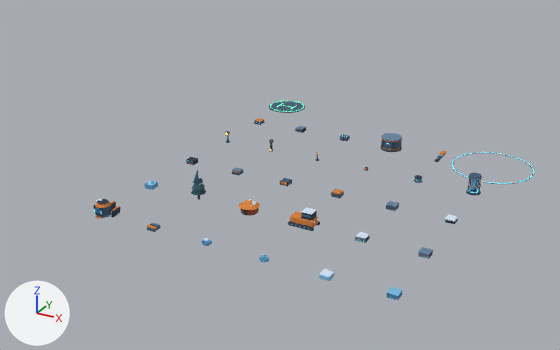
The Blender file art/blender/frostspire_black_site.blend: old version first, new version second.
One viewpoint serves both versions: a 50 mm lens placed at (95.3, -102.2, 67.9), pointed at (19.9, 34.8, -0.6). Lighting does not change. The marker at lower left points along +X, +Y and +Z. The older version comes first.

In view in the first picture: 'frost_safe', 'frost_snowcat' and 26 more.
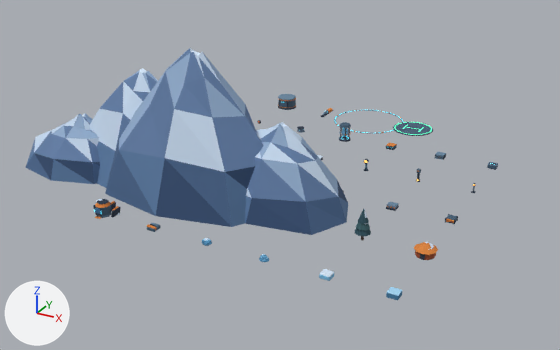
Not drawn themselves, but carrying or shaping drawn objects: ob_frost_pine___editable_prop, ob_frost_tent___editable_prop, ob_frost_wall___editable_prop, ob_frost_deck___editable_prop, ob_frost_tank___editable_prop, ob_frost_generator___editable_prop, ob_frost_shelf___editable_prop, ob_frost_console___editable_prop, ob_frost_safe___editable_prop, ob_frost_drill___editable_prop, ob_frost_charge_ring___editable_prop, ob_frost_pad___editable_prop.

What differs and where, as boxes [x1, y1, x2, y2] in the pictures (560 x 350 px):
'frost_ridge', added (blue)
    after: [25, 48, 348, 235]
'frost_pad', moved
    before: [269, 101, 305, 113]
    after: [393, 122, 433, 136]
'frost_safe', moved
    before: [380, 133, 402, 152]
    after: [278, 94, 296, 110]
'frost_tent', moved
    before: [239, 199, 260, 216]
    after: [414, 242, 438, 260]
'frost_pine', moved
    before: [191, 170, 206, 200]
    after: [355, 209, 371, 241]
'frost_tank', moved
    before: [466, 173, 482, 196]
    after: [339, 122, 351, 142]
'frost_charge_ring', moved
    before: [451, 152, 534, 184]
    after: [334, 110, 404, 133]
'frost_shelf', moved
    before: [295, 126, 306, 133]
    after: [435, 152, 446, 160]
'frost_console', moved
    before: [340, 134, 350, 141]
    after: [487, 162, 498, 170]
'frost_wall', moved (not visible afterwards)
    before: [355, 232, 370, 243]
'frost_generator', moved
    before: [254, 118, 264, 125]
    after: [386, 143, 397, 150]
'frost_deck', moved (not visible afterwards)
    before: [386, 201, 399, 211]
'frost_drill', moved
    before: [434, 150, 446, 162]
    after: [321, 108, 333, 117]
'frost_tank_core', moved
    before: [471, 180, 478, 190]
    after: [342, 128, 348, 137]
'frost_drill_bit', moved
    before: [436, 154, 442, 160]
    after: [322, 111, 328, 115]

The change, as a diff of the scene's bpy script:
```diff
--- a/art/blender/frostspire_black_site.blend.py
+++ b/art/blender/frostspire_black_site.blend.py
@@ ob_frost_pine___editable_prop @@
 ob_frost_pine___editable_prop = bpy.data.objects.new('frost_pine | Editable prop', None)
-ob_frost_pine___editable_prop.location = (12.0, 15.0, 0.0)
+ob_frost_pine___editable_prop.location = (48.0, 15.0, 0.0)
@@ ob_frost_tent___editable_prop @@
 ob_frost_tent___editable_prop = bpy.data.objects.new('frost_tent | Editable prop', None)
-ob_frost_tent___editable_prop.location = (24.0, 15.0, 0.0)
+ob_frost_tent___editable_prop.location = (60.0, 15.0, 0.0)
@@ ob_frost_wall___editable_prop @@
 ob_frost_wall___editable_prop = bpy.data.objects.new('frost_wall | Editable prop', None)
-ob_frost_wall___editable_prop.location = (48.0, 15.0, 0.0)
+ob_frost_wall___editable_prop.location = (12.0, 30.0, 0.0)
@@ ob_frost_deck___editable_prop @@
 ob_frost_deck___editable_prop = bpy.data.objects.new('frost_deck | Editable prop', None)
-ob_frost_deck___editable_prop.location = (48.0, 30.0, 0.0)
+ob_frost_deck___editable_prop.location = (12.0, 45.0, 0.0)
@@ ob_frost_tank___editable_prop @@
 ob_frost_tank___editable_prop = bpy.data.objects.new('frost_tank | Editable prop', None)
-ob_frost_tank___editable_prop.location = (60.0, 45.0, 0.0)
+ob_frost_tank___editable_prop.location = (24.0, 60.0, 0.0)
@@ ob_frost_generator___editable_prop @@
 ob_frost_generator___editable_prop = bpy.data.objects.new('frost_generator | Editable prop', None)
-ob_frost_generator___editable_prop.location = (0.0, 60.0, 0.0)
+ob_frost_generator___editable_prop.location = (36.0, 60.0, 0.0)
@@ ob_frost_shelf___editable_prop @@
 ob_frost_shelf___editable_prop = bpy.data.objects.new('frost_shelf | Editable prop', None)
-ob_frost_shelf___editable_prop.location = (12.0, 60.0, 0.0)
+ob_frost_shelf___editable_prop.location = (48.0, 60.0, 0.0)
@@ ob_frost_console___editable_prop @@
 ob_frost_console___editable_prop = bpy.data.objects.new('frost_console | Editable prop', None)
-ob_frost_console___editable_prop.location = (24.0, 60.0, 0.0)
+ob_frost_console___editable_prop.location = (60.0, 60.0, 0.0)
@@ ob_frost_safe___editable_prop @@
 ob_frost_safe___editable_prop = bpy.data.objects.new('frost_safe | Editable prop', None)
-ob_frost_safe___editable_prop.location = (36.0, 60.0, 0.0)
+ob_frost_safe___editable_prop.location = (0.0, 75.0, 0.0)
@@ ob_frost_drill___editable_prop @@
 ob_frost_drill___editable_prop = bpy.data.objects.new('frost_drill | Editable prop', None)
-ob_frost_drill___editable_prop.location = (48.0, 60.0, 0.0)
+ob_frost_drill___editable_prop.location = (12.0, 75.0, 0.0)
@@ ob_frost_charge_ring___editable_prop @@
 ob_frost_charge_ring___editable_prop = bpy.data.objects.new('frost_charge_ring | Editable prop', None)
-ob_frost_charge_ring___editable_prop.location = (60.0, 60.0, 0.0)
+ob_frost_charge_ring___editable_prop.location = (24.0, 75.0, 0.0)
@@ ob_frost_pad___editable_prop @@
 ob_frost_pad___editable_prop = bpy.data.objects.new('frost_pad | Editable prop', None)
-ob_frost_pad___editable_prop.location = (0.0, 75.0, 0.0)
+ob_frost_pad___editable_prop.location = (36.0, 75.0, 0.0)
@@ ob_frost_ridge @@
+ob_frost_ridge = bpy.data.objects.new('frost_ridge', me_frost_ridge)  # 160 vertices, 260 faces; spans x -35.5..42.6, y -10.5..16.9, z 0.0..30.4
+ob_frost_ridge.parent = ob_frost_ridge___editable_prop
+ob_frost_ridge.location = (0.0, 0.0, 0.0)
@@ ob_frost_ridge___editable_prop @@
+ob_frost_ridge___editable_prop = bpy.data.objects.new('frost_ridge | Editable prop', None)
+ob_frost_ridge___editable_prop.location = (0.0, 15.0, 0.0)
```
